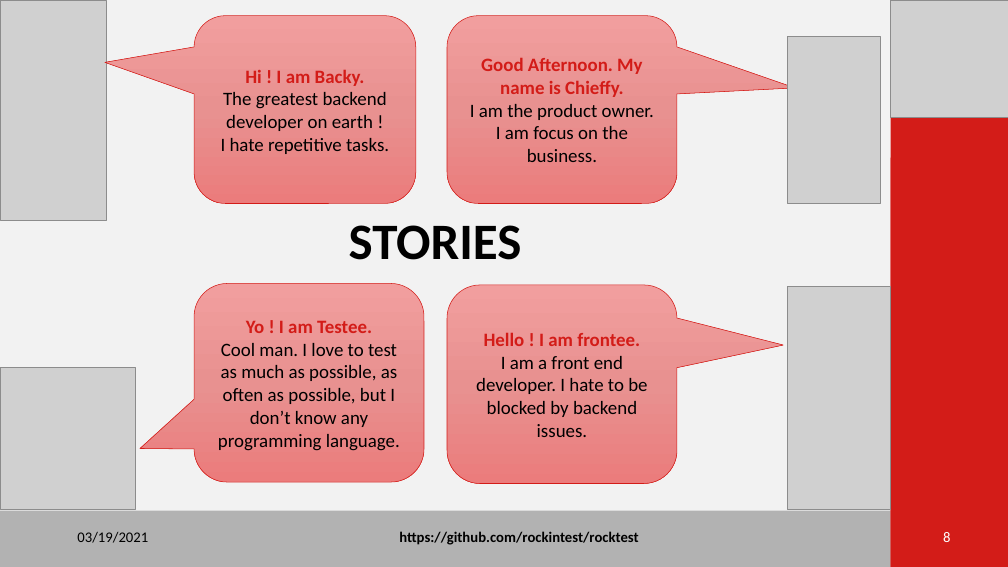
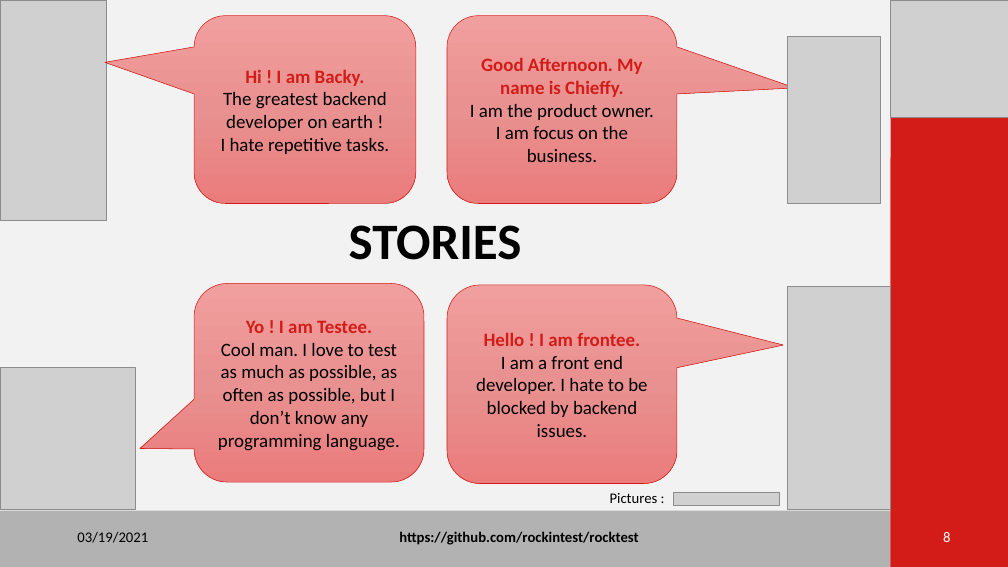
Before and after one commit to rockintest/rocktest-demo, a slide deck: slide 8 of Rock TestV3.pptx. Drawn at 1008x567 pixels with LibreOffice and Linux fonts; fonts in the diff are those of the drawing; grey boxes stand for pictures. Boxes give left, top, right and bottom in pixels: in the first picture for what was removed or moved away, otherwise in the second. Text is boxed around its words. In the diff, an @@ line names an element or a change of style, - is before the commit and + after.

```diff
--- a/Rock TestV3.pptx
+++ b/Rock TestV3.pptx
@@ text added at (610,493,658,503), 14 pt, text #000000 @@
+Pictures :
@@ picture added at (673,492,780,506) @@
```
Also in this commit, not shown: 5 other slides changed, 1 slide added, 6 other files.
